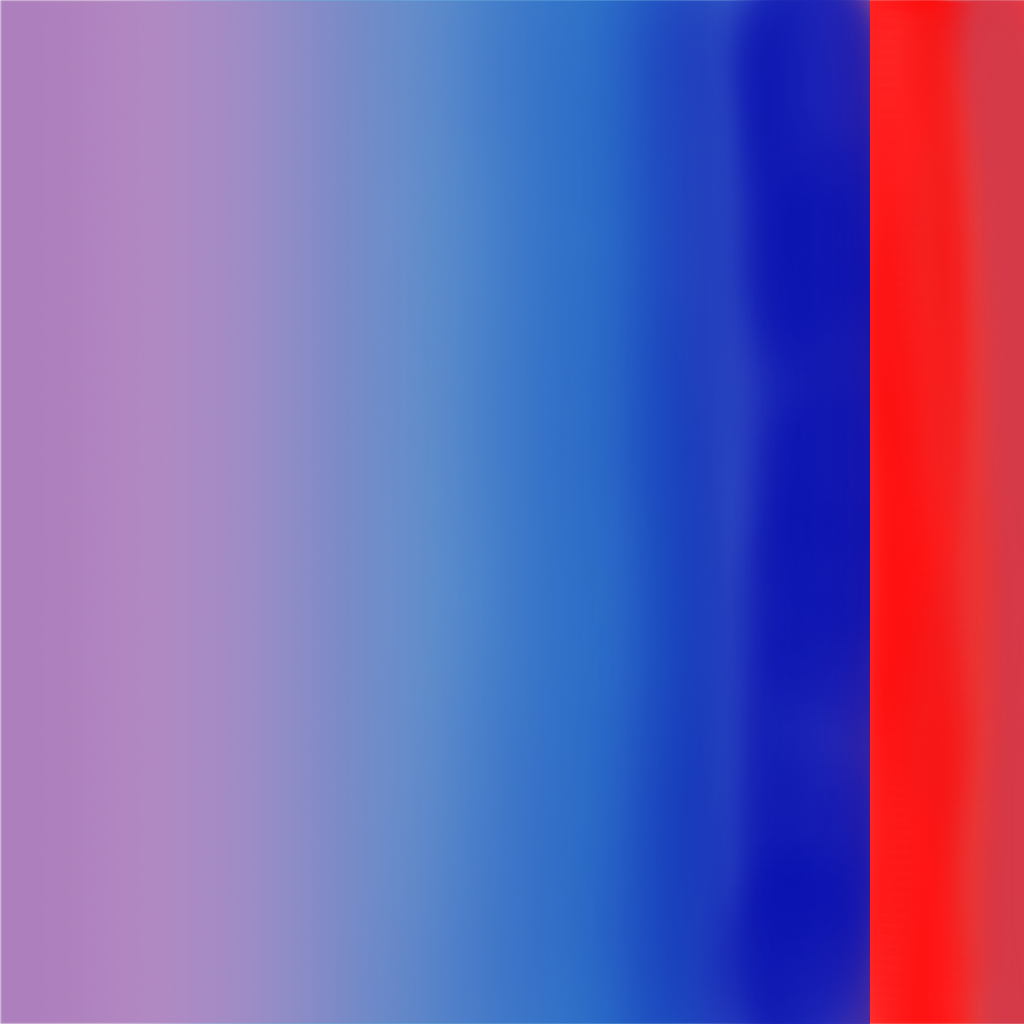
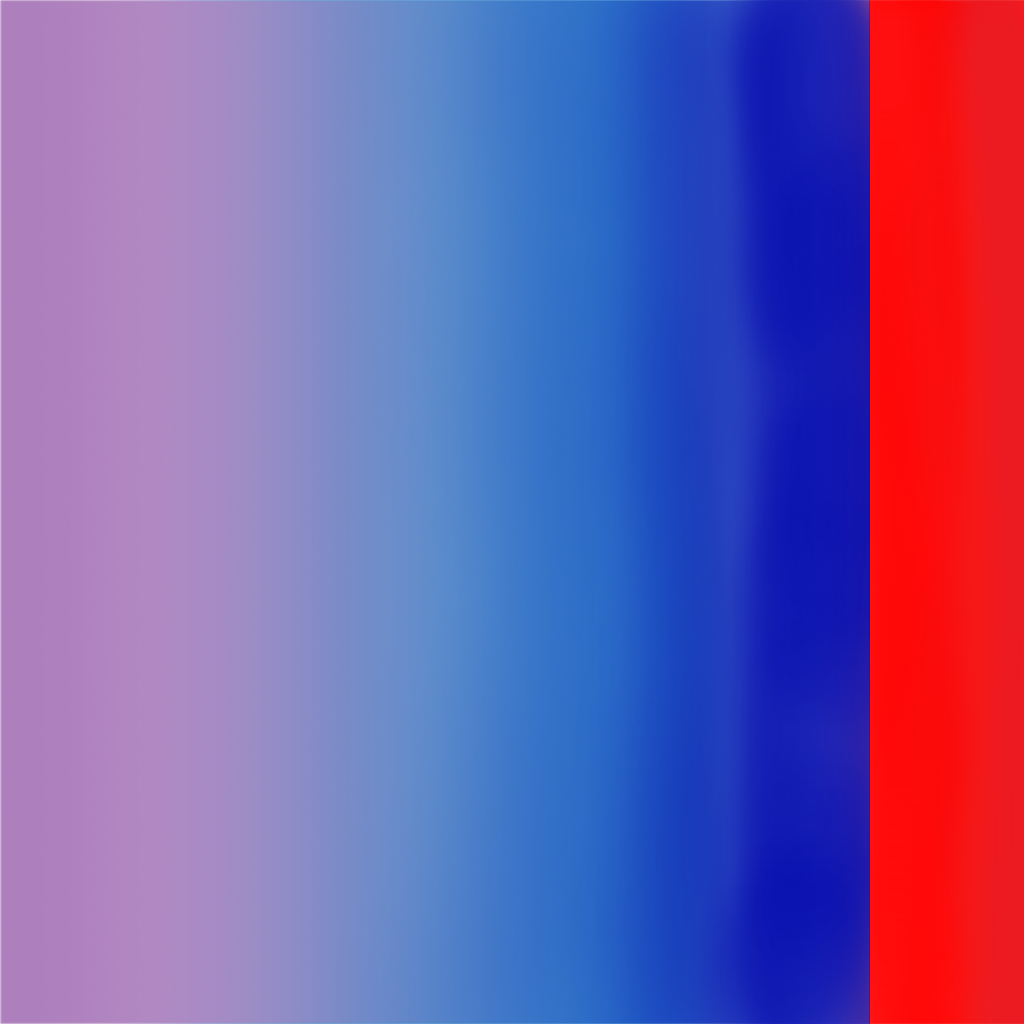
Comparing the layer stacks of the two w=1024, h=1024 images. Changes:
added layer "Layer #5" (54%) above "Layer #2" over [869, 0, 1024, 1024]
